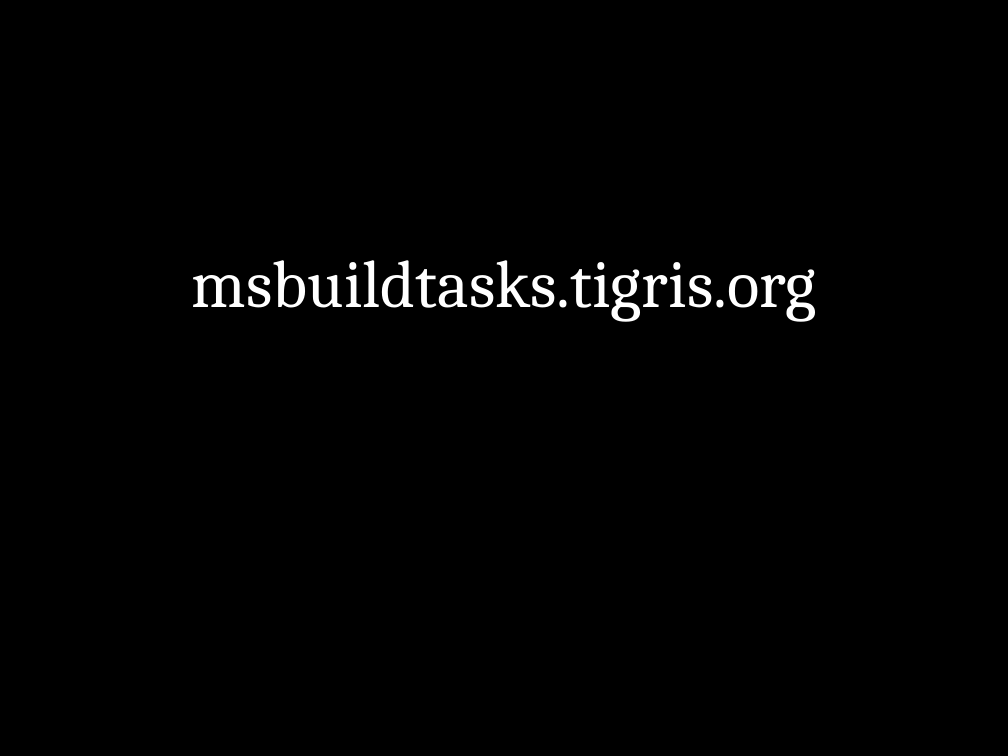
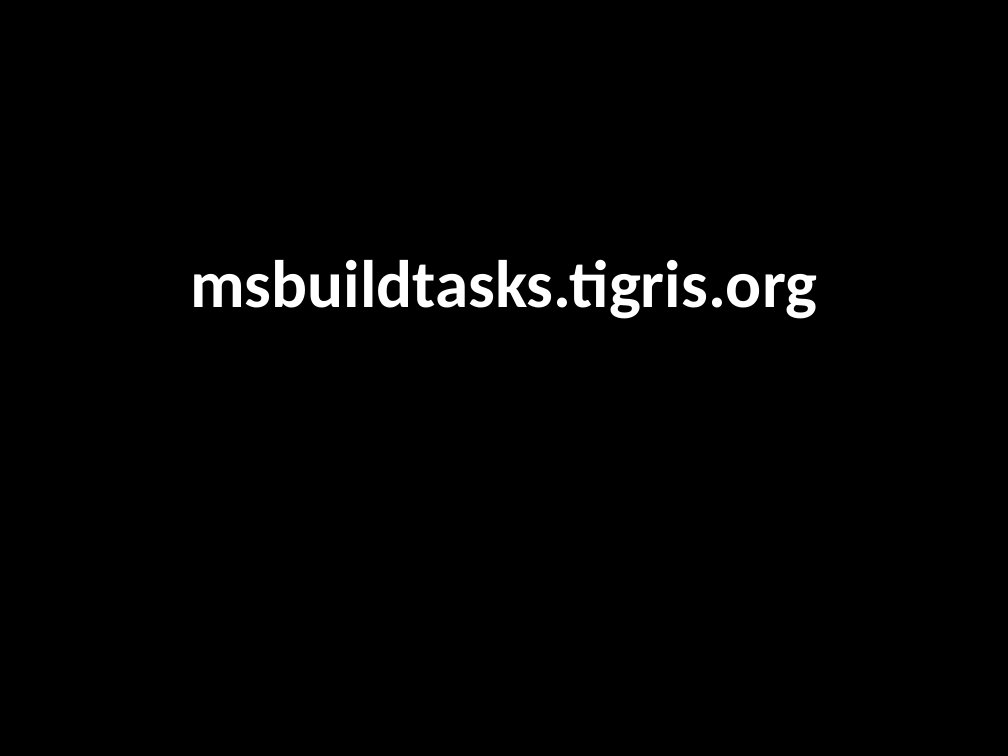
Before and after one commit to juanplopes/ci-alem-do-build, a slide deck: slide 17 of Presentation.pptx (slide 21 before the commit). Drawn at 1008x756 pixels with LibreOffice and Linux fonts; fonts in the diff are those of the drawing. Boxes give left, top, right and bottom in pixels: in the first picture for what was removed or moved away, otherwise in the second. Text is boxed around its words. In the diff, an @@ line names an element or a change of style, - is before the commit and + after.

```diff
--- a/Presentation.pptx
+++ b/Presentation.pptx
@@ text "msbuildtasks.tigris.org" at (x1=190, y1=259, x2=817, y2=319): font Cambria to Calibri, bold on @@
```
Also in this commit, not shown: 5 other slides changed, 19 slides added, 14 slides removed, 3 other files.
